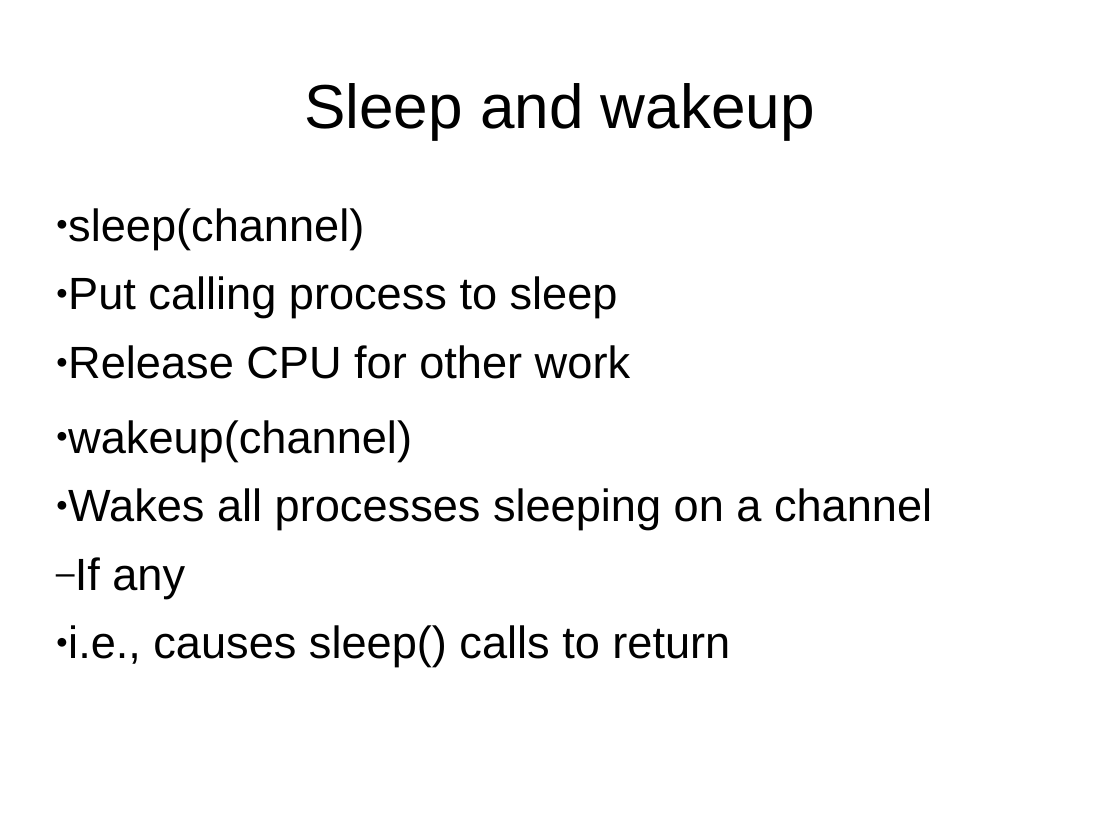
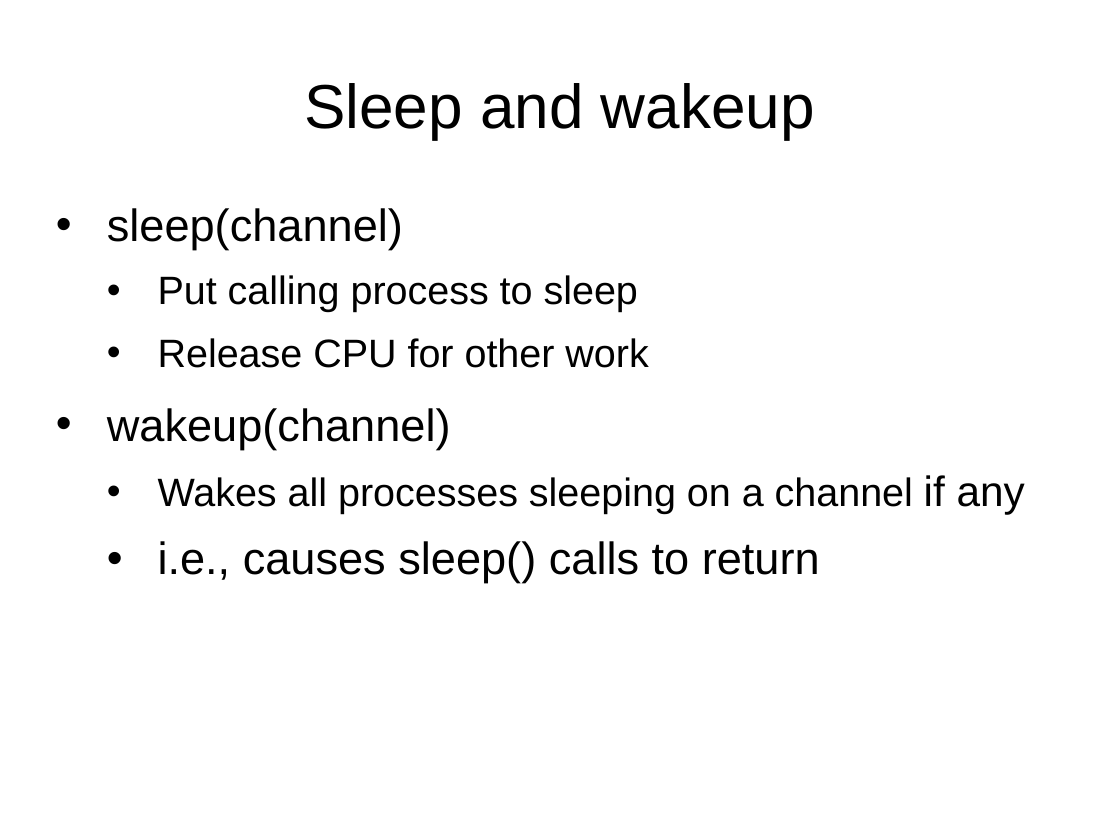
Before and after one commit to antonburtsev/cs5460, a slide deck: slide 89 of lectures/lecture12-synchronization/lecture12-synchronization.pptx (slide 88 before the commit). Drawn at 1120x840 pixels with LibreOffice and Linux fonts; fonts in the diff are those of the drawing. Boxes give left, top, right and bottom in pixels: in the first picture for what was removed or moved away, otherwise in the second. Text is boxed around its words. In the diff, an @@ line names an element or a change of style, - is before the commit and + after.

```diff
--- a/lectures/lecture12-synchronization/lecture12-synchronization.pptx
+++ b/lectures/lecture12-synchronization/lecture12-synchronization.pptx
@@ text at (107,208,820,583): size 32 to 28 pt in "Put calling process to sleep", "Release CPU for other work"; bullet ● to •; list level 2 to 3 in "Put calling process to sleep"; list level 2 to 3 in "Release CPU for other work"; list level 2 to 4 in "i.e., causes sleep() calls to ..." @@
@@ text at (158,475,1025,514): text changed; size 32 to 28 pt @@
-  ● Wakes all processes sleeping on a channel
-    – If any
+    • Wakes all processes sleeping on a channel if any
```
Also in this commit, not shown: 12 other slides changed, 1 slide added, 4 other files.
